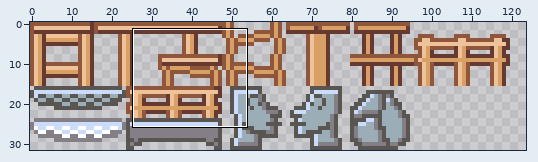
Sprite sheet -- tilesets4/FGTropicalWood.png. The first picture is a wide view before the edit; the outline marks the close-up.
Close-up. As it was:
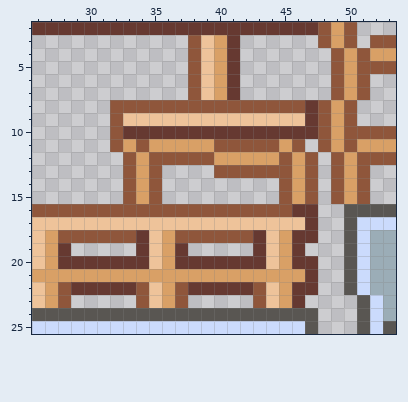
The file is 128x32 pixels. Shown: x 26..53, y 2..25. The wide view leaves out empty margins.
The result:
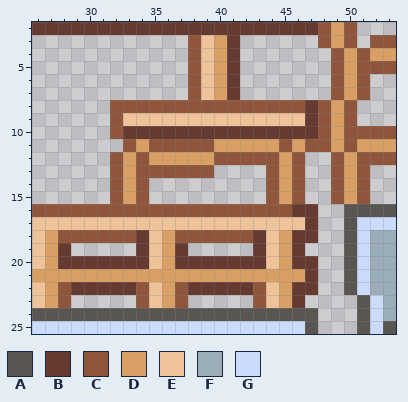
Palette (. is transparent): A #595652  B #663931  C #8f563b  D #d9a066  E #eec39a  F #9badb7  G #cbdbfc
Difference:
{"y":11,"x":32,"old":"CDCDDDDDCCCCCDC.","new":".CDCCCCCDDDDDCDC"}
{"y":12,"x":32,"old":".CDCCCCCDDDDDCDC","new":"CDCDDDDDCCCCCDC."}
{"y":13,"x":32,"old":".CD","new":"CDC"}
{"y":13,"x":36,"old":"....CCCC","new":"CCCC...."}
{"y":13,"x":45,"old":"CDC","new":"DC."}
{"y":14,"x":32,"old":".CDC","new":"CDC."}
{"y":14,"x":44,"old":".CDC","new":"CDC."}
{"y":15,"x":32,"old":".CDC","new":"CDC."}
{"y":15,"x":44,"old":".CDC","new":"CDC."}
{"label":"changed","picture_box":[110,139,318,204]}
